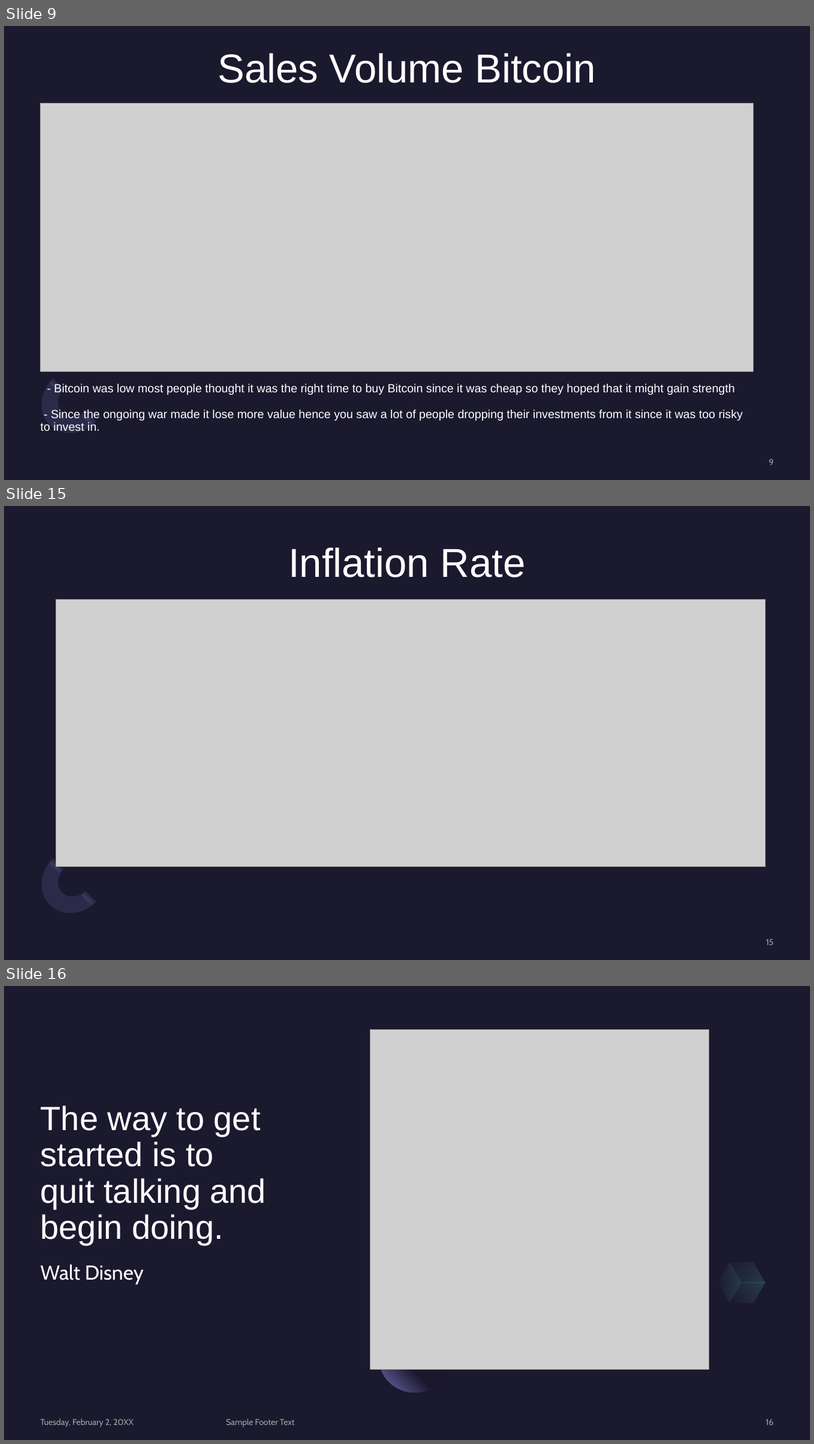
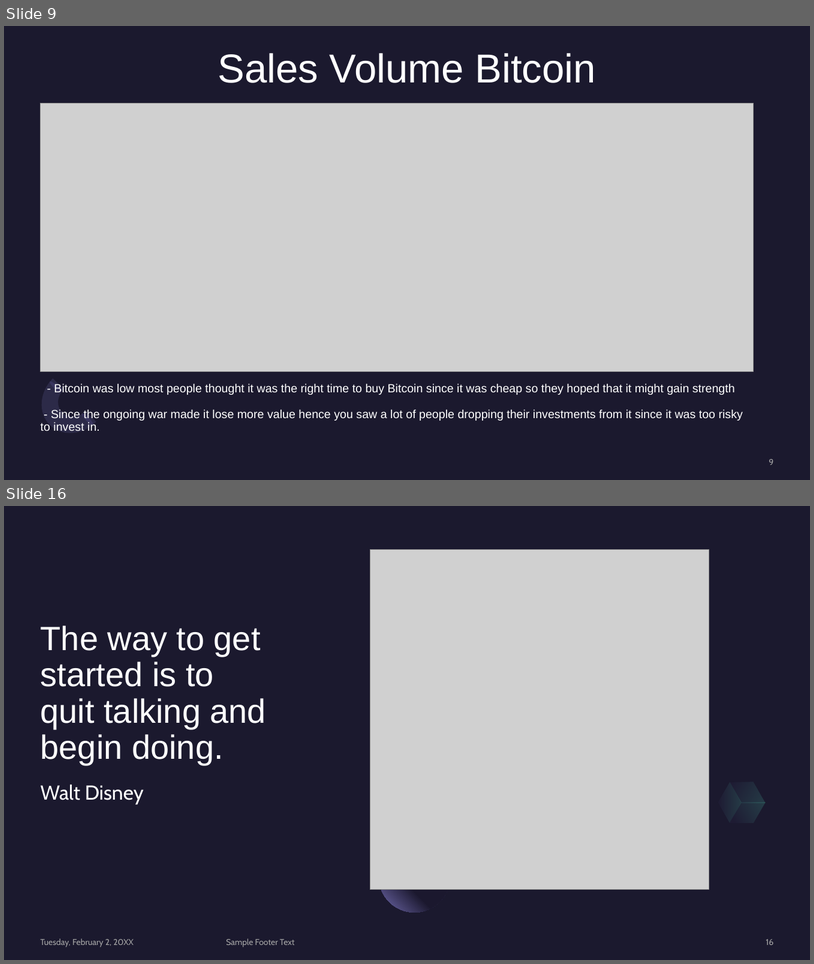
Before and after one commit to MlondiMq/Assignment-4, a slide deck: STOCK MARKET INVESTMENT STRATEGY.pptx. Shown one above the other, each under a label of ours: slides 9, 15 and 16 before the commit, slides 9 and 16 after it; the slides between them are not shown. The pictures are 814x1444 and 814x964 pixels, drawn with LibreOffice and Linux fonts; fonts in the diff are those of the drawing; grey boxes stand for pictures. Boxes give left, top, right and bottom in pixels: in the first picture for what was removed or moved away, otherwise in the second. Text is boxed around its words. In the diff, an @@ line names an element or a change of style, - is before the commit and + after.

```diff
--- a/STOCK MARKET INVESTMENT STRATEGY.pptx
+++ b/STOCK MARKET INVESTMENT STRATEGY.pptx
@@ slide 15 removed at [4, 506, 810, 960], background #1B192E; not listed: 3 template elements that a slide beside it also shows @@
@@ title removed at [288, 547, 526, 577] @@
-Inflation Rate
@@ picture removed at [56, 599, 766, 867] @@
@@ page number removed at [767, 939, 774, 945] @@
-15
```
Also in this commit, not shown: 5 slides changed, 1 slide added.
